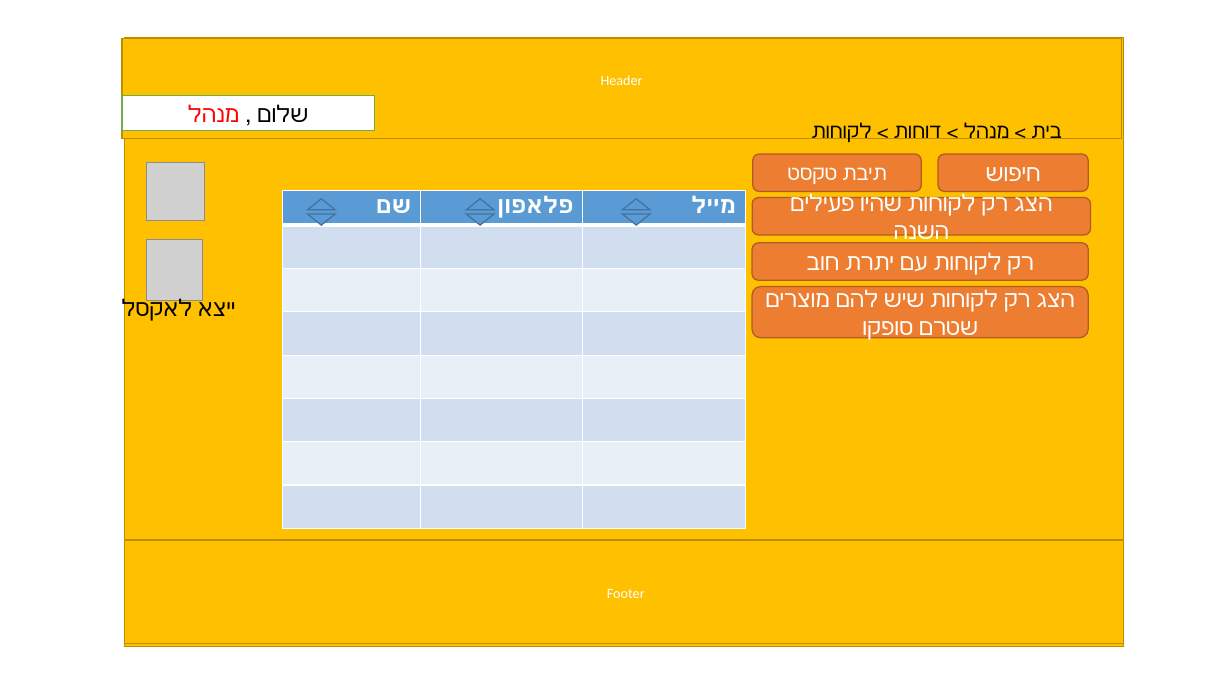
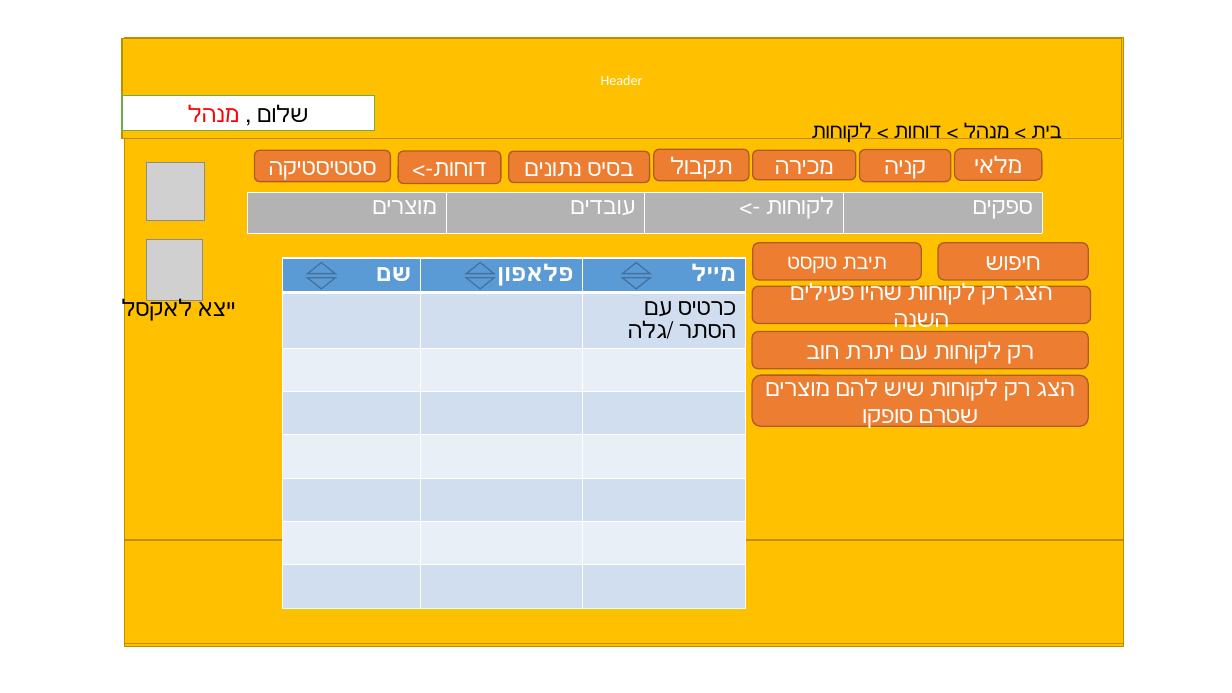
Before and after one commit to michaldror26/Final-Project-2019, a slide deck: slide 74 of ארבעת המינים (4).pptx (slide 83 before the commit). Drawn at 1232x693 pixels with LibreOffice and Linux fonts; fonts in the diff are those of the drawing; grey boxes stand for pictures. Boxes give left, top, right and bottom in pixels: in the first picture for what was removed or moved away, otherwise in the second. Text is boxed around its words. In the diff, an @@ line names an element or a change of style, - is before the commit and + after.

Commit message:
update presentation of ui

```diff
--- a/ארבעת המינים (4).pptx
+++ b/ארבעת המינים (4).pptx
@@ group added at [254, 149, 1043, 184]: 7 rounded rectangles @@
+מכירה
+קניה
+בסיס נתונים
+סטטיסטיקה
+דוחות->
+תקבול
+מלאי
@@ table added at [248, 191, 1043, 400], 1 rows, 4 columns @@
+מוצרים | עובדים | לקוחות -> | ספקים
@@ table at [283, 258, 746, 619] @@
+row 2:  |  | כרטיס עם הסתר /גלה
-row 8:  |  | 
@@ borders changed @@
@@ table: place and size @@
-table at [283, 190, 746, 529]
+table at [283, 258, 746, 619]
@@ 6 triangles: place and size @@
-6 triangles at [308, 199, 651, 226]
+6 triangles at [308, 262, 651, 289]
@@ 5 rounded rectangles: place and size @@
-5 rounded rectangles at [752, 154, 1091, 337]
+5 rounded rectangles at [752, 243, 1091, 426]
@@ text in rectangle at [607, 589, 645, 598]: text removed @@
-Footer
```
Also in this commit, not shown: 76 other slides changed, 7 slides added, 11 slides removed.
